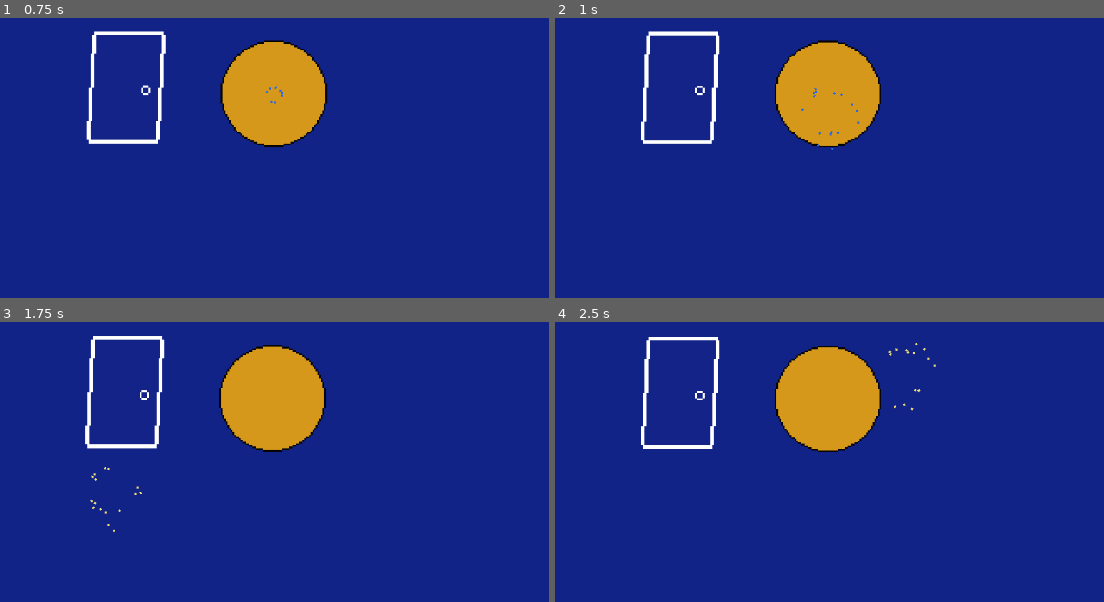
Above: before the commit, frames 1-4 (two rows, left to right).
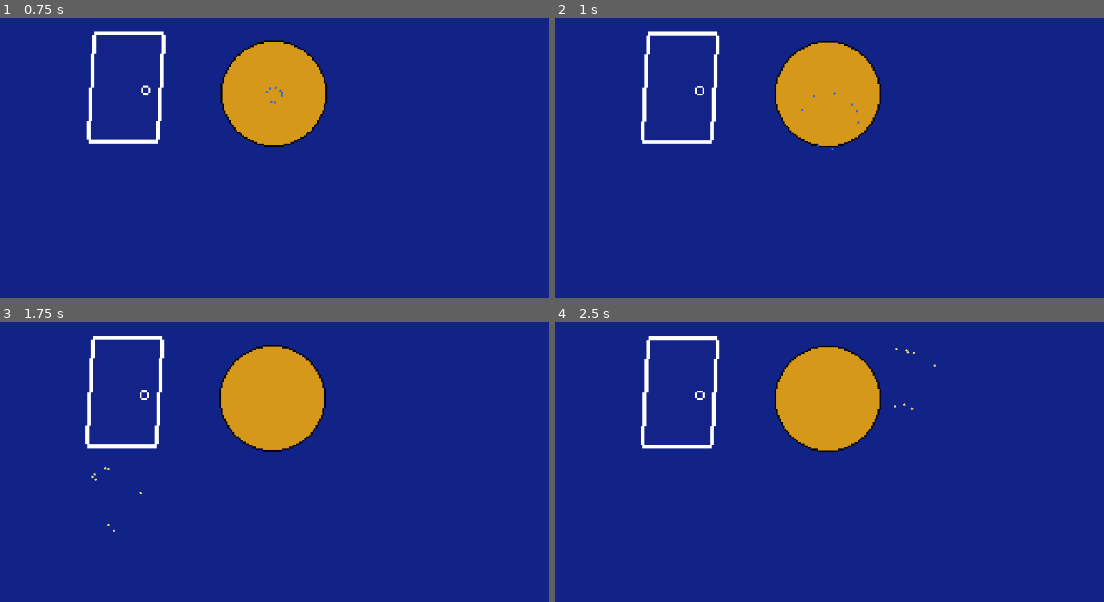
Above: after the commit, the same moments.

Repository: AysbergTr/gamejam-github
Game: Godot game, scene res://scenes/game.tscn
The game is run twice, just before and just after one commit, with the same random seed, the same clock (stepped at 60 frames per second) and the same inputs.
Inputs (mouse positions are in pixels of both pictures, inside the frame that each line leads up to):
- Up to frame 1 (0.75 s): tap Enter (ui_accept) at 0.5 s; move the mouse to (274, 93) at 0.52 s; hold Right (ui_right) from 0.53 s (still down); click (274, 93) at 0.67 s
- Up to frame 2 (1 s): keep holding Right (ui_right); tap Enter (ui_accept) at 0.77 s
- Up to frame 3 (1.75 s): keep holding Right (ui_right); move the mouse to (115, 473) at 1.27 s; click (115, 473) at 1.42 s; tap Enter (ui_accept) at 1.52 s
- Up to frame 4 (2.5 s): tap Enter (ui_accept) at 2 s; move the mouse to (906, 352) at 2.02 s; release Right (ui_right) at 2.03 s; hold Left (ui_left) from 2.03 s (still down); click (906, 352) at 2.17 s

Frame 1 is identical in both runs. In frame 2, 0.2% of the frame differs, in the area x 15-59%, y 4-48%; in frame 3, less than 0.1%; in frame 4, 0.4%, in the area x 15-69%, y 5-47%.

Commit message:
added last bit for the cursor
-Added sound effects for the cursor

Diff:
--- a/scenes/game.gd
+++ b/scenes/game.gd
@@ -1,12 +1,11 @@
 extends Node2D
 
-@onready var camera: Camera2D = $Camera2D
+@onready var clicking_sound: AudioStreamPlayer2D = $ClickingSound
+
 const CLICKING_PARTICLE = preload("res://scenes/clicking_particle.tscn")
 
-
-# The starting range of possible offsets using random values
+@onready var camera: Camera2D = $Camera2D
 @export var RANDOM_SHAKE_STRENGTH: float = 30.0
-# Multiplier for lerping the shake strength to zero
 @export var SHAKE_DECAY_RATE: float = 5.0
 
 @onready var camera_2d: Camera2D = $Camera2D
@@ -54,7 +53,8 @@
 	fx.color = find_color()
 
 func _input(event):
-	if event is InputEventMouseButton:
+	if event is InputEventMouseButton and event.is_pressed():
 		print("Mouse Click/Unclick at: ", event.position)
+		clicking_sound.play()
 		spawn_particle()
 		apply_shake()
--- a/scenes/game.tscn
+++ b/scenes/game.tscn
@@ -1,9 +1,10 @@
-[gd_scene load_steps=6 format=3 uid="uid://7mqlexcnwkvy"]
+[gd_scene load_steps=7 format=3 uid="uid://7mqlexcnwkvy"]
 
 [ext_resource type="Script" uid="uid://b03ke3pjmjvfd" path="res://scenes/game.gd" id="1_iywne"]
 [ext_resource type="Texture2D" uid="uid://beb1jgo6pbulf" path="res://assets/PlainBiscuit.png" id="1_uwrxv"]
 [ext_resource type="Script" uid="uid://cve6wjgm3ulyn" path="res://scenes/biscuit_deneme.gd" id="3_lbhrr"]
 [ext_resource type="Texture2D" uid="uid://dlc0hucnvfwjk" path="res://assets/door (1).png" id="4_lbhrr"]
+[ext_resource type="AudioStream" uid="uid://cjddc7ckfa4xc" path="res://sfx/clicking_sound.wav" id="5_iywne"]
 
 [sub_resource type="CircleShape2D" id="CircleShape2D_lnu2h"]
 
@@ -36,5 +37,8 @@
 scale = Vector2(0.9, 0.9)
 texture = ExtResource("4_lbhrr")
 
+[node name="ClickingSound" type="AudioStreamPlayer2D" parent="."]
+stream = ExtResource("5_iywne")
+
 [connection signal="mouse_entered" from="Area2D" to="Area2D" method="_on_mouse_entered"]
 [connection signal="mouse_exited" from="Area2D" to="Area2D" method="_on_mouse_exited"]
Not shown, added: sfx/clicking_sound.wav.import
Not shown, added: sfx/clicking_sound.wav
